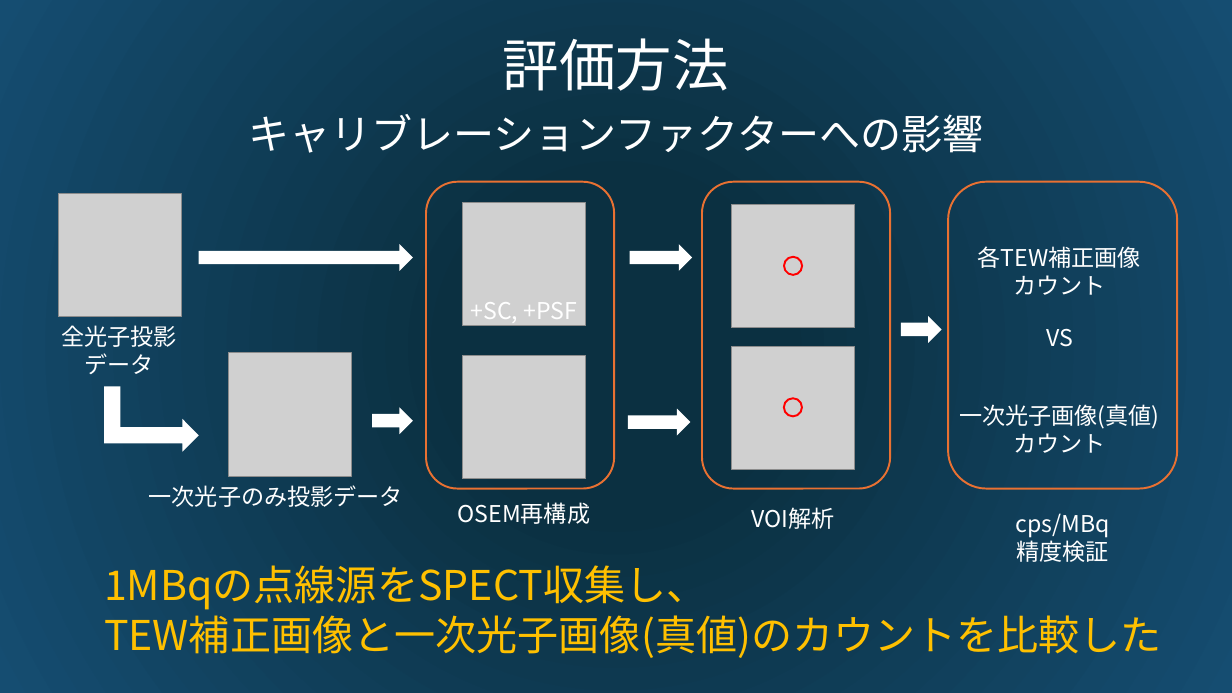
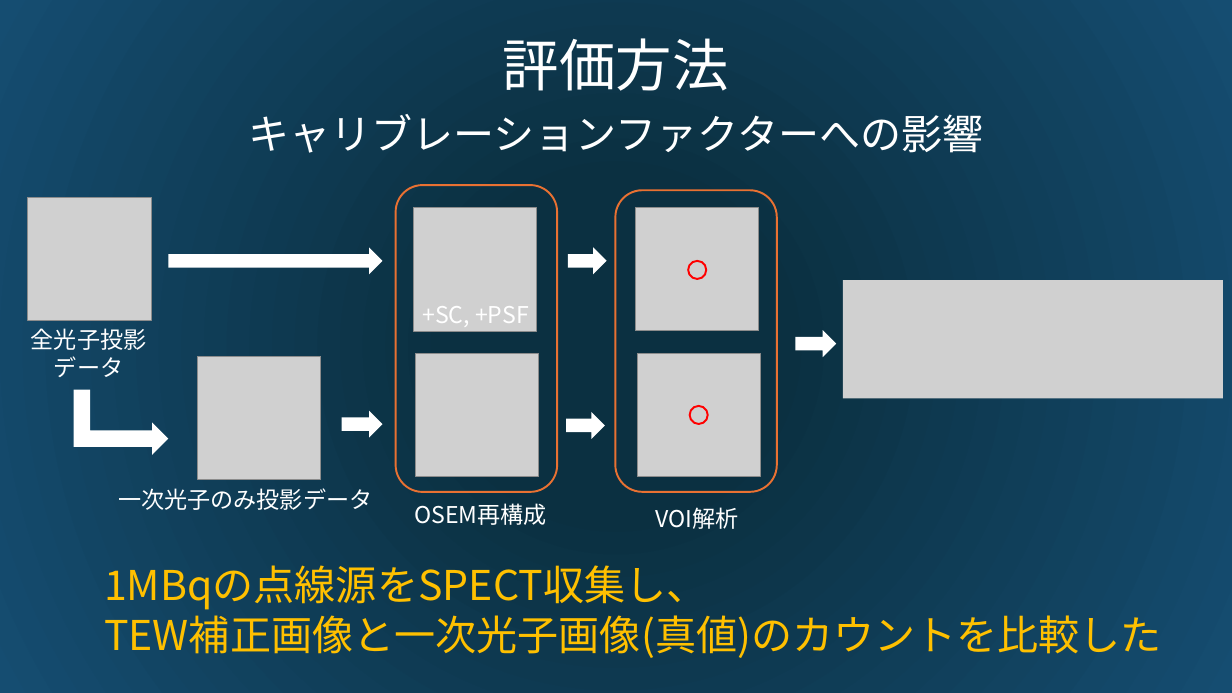
Before and after one commit to hhonda5427/simind_study, a slide deck: slide 6 of 123I線量測定におけるTEWの影響.pptx. Drawn at 1232x693 pixels with LibreOffice and Linux fonts; fonts in the diff are those of the drawing; grey boxes stand for pictures. Boxes give left, top, right and bottom in pixels: in the first picture for what was removed or moved away, otherwise in the second. Text is boxed around its words. In the diff, an @@ line names an element or a change of style, - is before the commit and + after.

```diff
--- a/123I線量測定におけるTEWの影響.pptx
+++ b/123I線量測定におけるTEWの影響.pptx
@@ rounded rectangle: place and size @@
-rounded rectangle at <box>426,182,615,489</box>
+rounded rectangle at <box>396,185,557,492</box>
@@ picture added at <box>414,208,537,331</box> @@
@@ picture removed at <box>462,202,585,325</box> @@
@@ rounded rectangle: place and size @@
-rounded rectangle at <box>702,182,891,489</box>
+rounded rectangle at <box>616,190,777,492</box>
@@ picture added at <box>636,208,759,331</box> @@
@@ picture removed at <box>731,204,854,327</box> @@
@@ rounded rectangle removed at <box>948,182,1177,489</box> @@
@@ right arrow: place and size @@
-right arrow at <box>630,244,693,271</box>
+right arrow at <box>568,248,607,274</box>
@@ ellipse: place and size @@
-ellipse at <box>784,257,802,275</box>
+ellipse at <box>689,261,707,279</box>
@@ text removed at <box>978,246,1141,295</box> @@
-各TEW補正画像
-カウント
@@ text "+SC, +PSF": place and size @@
-text "+SC, +PSF" at <box>471,302,577,323</box>
+text "+SC, +PSF" at <box>422,306,529,327</box>
@@ picture added at <box>843,280,1223,398</box> @@
@@ text removed at <box>1046,328,1073,347</box> @@
-VS
@@ picture added at <box>416,353,539,476</box> @@
@@ picture removed at <box>462,356,585,479</box> @@
@@ picture added at <box>637,353,760,476</box> @@
@@ picture removed at <box>731,347,854,470</box> @@
@@ right arrow: place and size @@
-right arrow at <box>901,316,942,343</box>
+right arrow at <box>796,330,836,357</box>
@@ 2 pictures, 2 texts, 1 right arrow, 1 bent up arrow: place and size @@
-2 pictures, 2 texts, 1 right arrow, 1 bent up arrow at <box>58,194,413,507</box>
+2 pictures, 2 texts, 1 right arrow, 1 bent up arrow at <box>28,197,383,510</box>
@@ right arrow: place and size @@
-right arrow at <box>372,408,413,434</box>
+right arrow at <box>342,410,383,437</box>
@@ right arrow: place and size @@
-right arrow at <box>628,409,691,435</box>
+right arrow at <box>567,412,605,439</box>
@@ ellipse: place and size @@
-ellipse at <box>784,398,802,417</box>
+ellipse at <box>689,406,708,424</box>
@@ text removed at <box>959,404,1159,453</box> @@
-一次光子画像(真値)
-カウント
@@ text "OSEM再構成": place and size @@
-text "OSEM再構成" at <box>458,502,591,524</box>
+text "OSEM再構成" at <box>414,503,547,525</box>
@@ text "VOI解析": place and size @@
-text "VOI解析" at <box>751,507,834,529</box>
+text "VOI解析" at <box>655,507,738,529</box>
@@ text removed at <box>1015,513,1109,562</box> @@
-cps/MBq
-精度検証
```
Also in this commit, not shown: 3 other slides changed, 3 other files.
